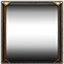
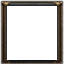
Layered file, before and after one edit (64x64). Changes by layer:
added group "Group 1 copy" with 1 layers above "Group 1" over [0, 0, 64, 60]
added layer "Color Fill 2" (1st of 2, in "Group 1 copy") in group "Group 1 copy" over [0, 0, 64, 60]
hid "Layer 12" over [0, 0, 64, 60]
